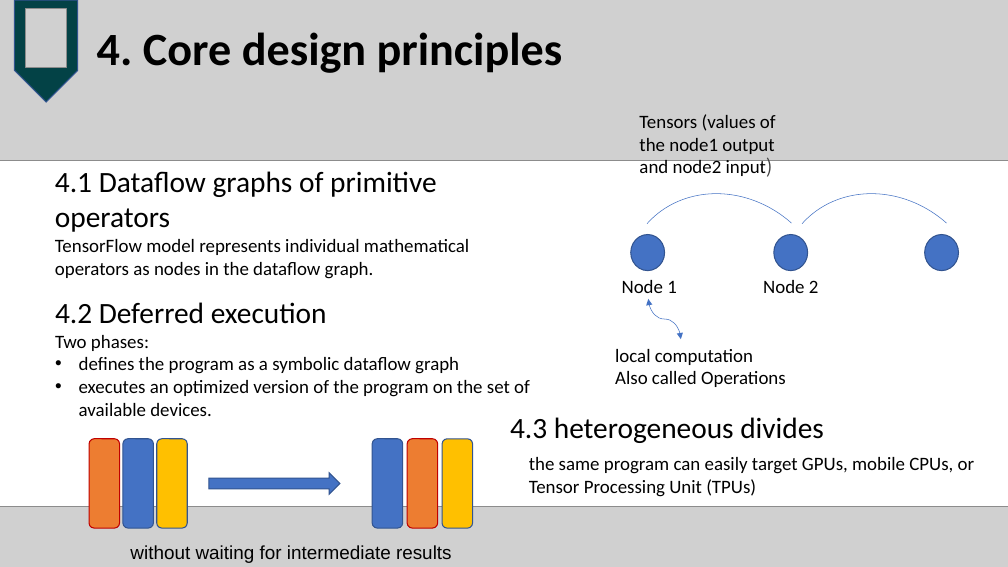
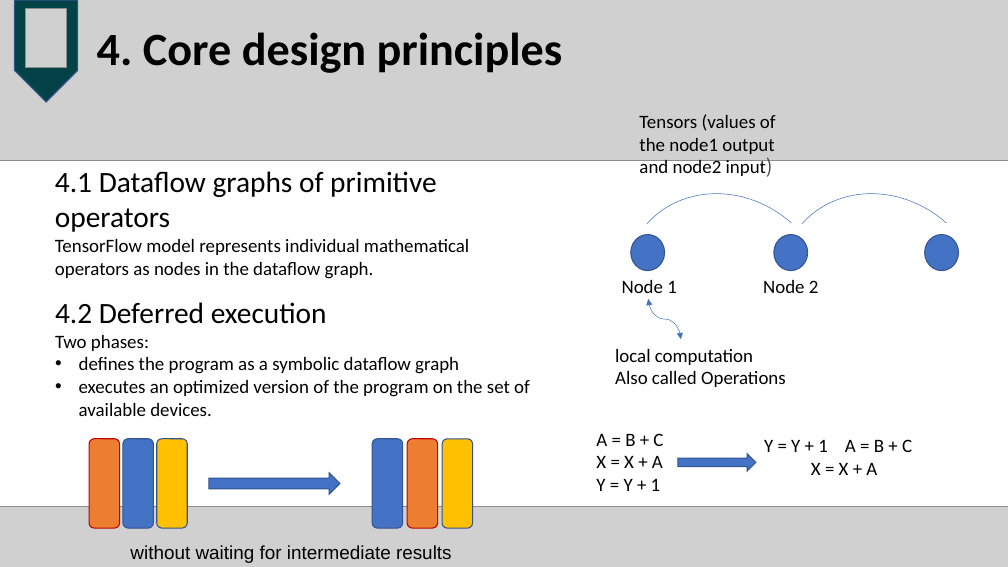
Before and after one commit to coda953/OSproject, a slide deck: slide 5 of tfboys.pptx. Drawn at 1008x567 pixels with LibreOffice and Linux fonts; fonts in the diff are those of the drawing; grey boxes stand for pictures. Boxes give left, top, right and bottom in pixels: in the first picture for what was removed or moved away, otherwise in the second. Text is boxed around its words. In the diff, an @@ line names an element or a change of style, - is before the commit and + after.

```diff
--- a/tfboys.pptx
+++ b/tfboys.pptx
@@ text removed at [510, 417, 824, 443] @@
-4.3 heterogeneous divides
@@ text added at [596, 433, 663, 491], 18 pt, text #000000 @@
+A = B + C
+X = X + A
+Y = Y + 1
@@ text added at [764, 439, 912, 475], 18 pt, text #000000 @@
+Y = Y + 1 A = B + C
+X = X + A
@@ text removed at [529, 457, 975, 497] @@
-the same program can easily target GPUs, mobile CPUs, or
-Tensor Processing Unit (TPUs)
@@ right arrow added at [678, 454, 756, 471], fill #4472C4, outline #325491 1 pt @@
```
Also in this commit, not shown: 1 other slide changed, 1 slide added, 1 slide removed, 1 other file.
